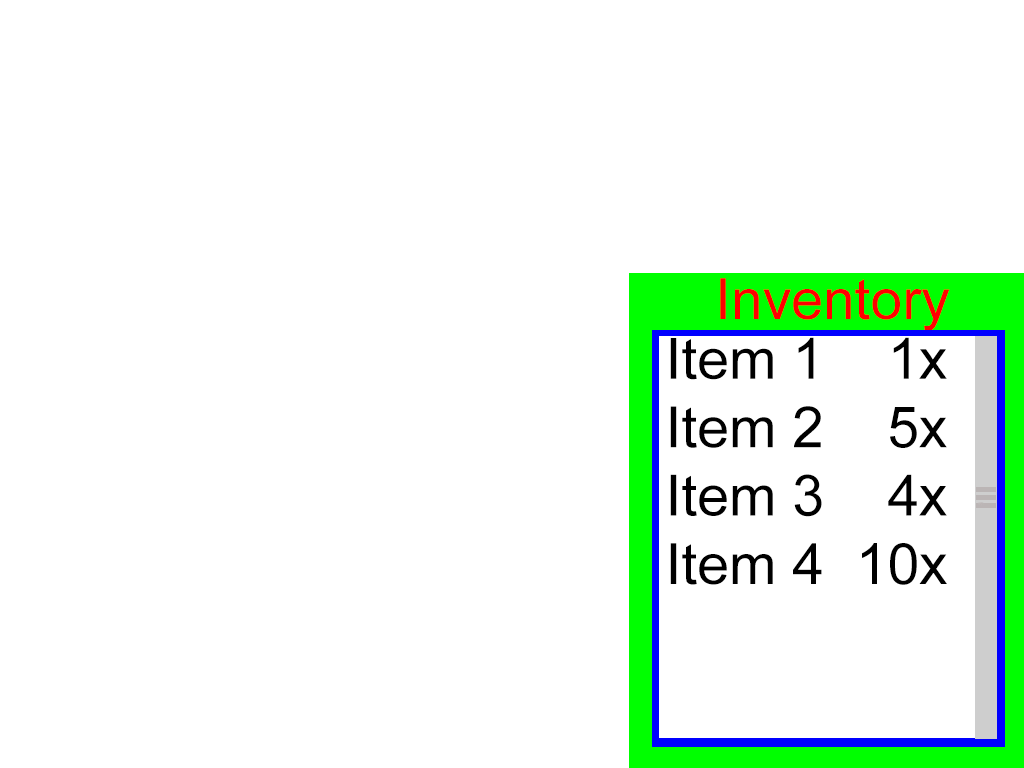
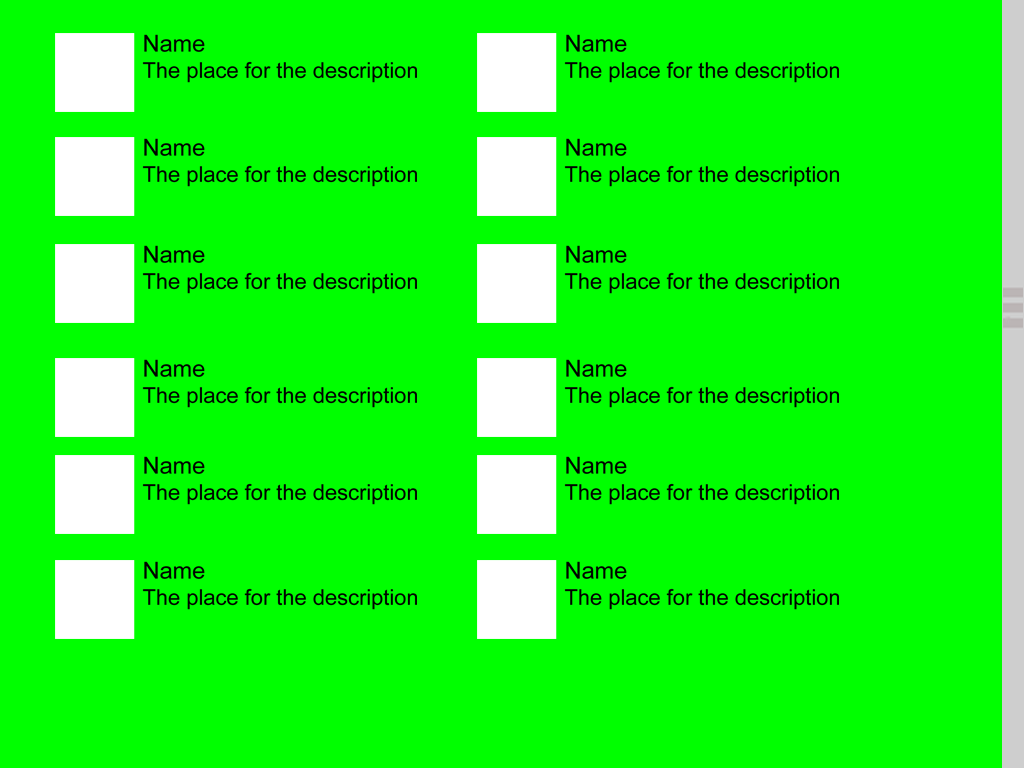
The second 1024×768 image is a revision of the first. Changes to its layers:
added layer "Laag 7" above "Laag 6" over [left=477, top=560, right=839, bottom=639]
added layer "Laag 6" above "Laag 5" over [left=55, top=560, right=417, bottom=639]
added layer "Laag 5" above "Laag 4" over [left=477, top=455, right=839, bottom=534]
added layer "Laag 4" above "Laag 3" over [left=477, top=358, right=839, bottom=437]
added layer "Laag 3" above "Laag 2" over [left=477, top=244, right=839, bottom=323]
painted on "Laag 2" over [left=477, top=137, right=1005, bottom=747]
removed layer "Inventory" over [left=720, top=278, right=950, bottom=331]
painted on "Laag 1" over [left=477, top=33, right=1024, bottom=768]
added layer "Name The place for the description kopie 4" above "Name The place for the description kopie 3" over [left=55, top=244, right=417, bottom=323]
added layer "Name The place for the description kopie 3" above "Name The place for the description kopie 2" over [left=55, top=358, right=417, bottom=437]
added layer "Name The place for the description kopie 2" above "Name The place for the description kopie" over [left=55, top=455, right=417, bottom=534]
added layer "Name The place for the description kopie" above "Name The place for the description" over [left=55, top=137, right=417, bottom=216]
added layer "Name The place for the description" above "scrolbar" over [left=55, top=33, right=417, bottom=112]
renamed "Laag 3" to "scrolbar", moved it above "Laag 8", painted on it over [left=975, top=0, right=1024, bottom=768]
removed layer "Item 1 1x Item 2 5x Item 3 4x Item 4 10x" over [left=670, top=337, right=947, bottom=585]
added layer "Laag 8" over [left=0, top=0, right=1024, bottom=768]
